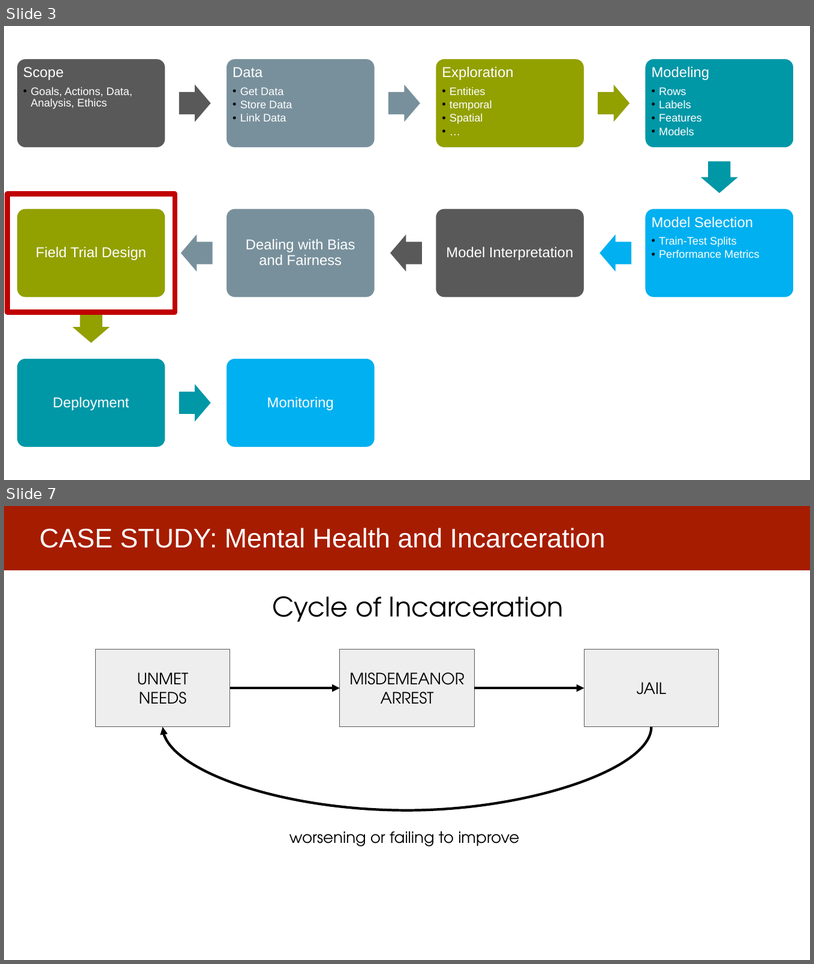
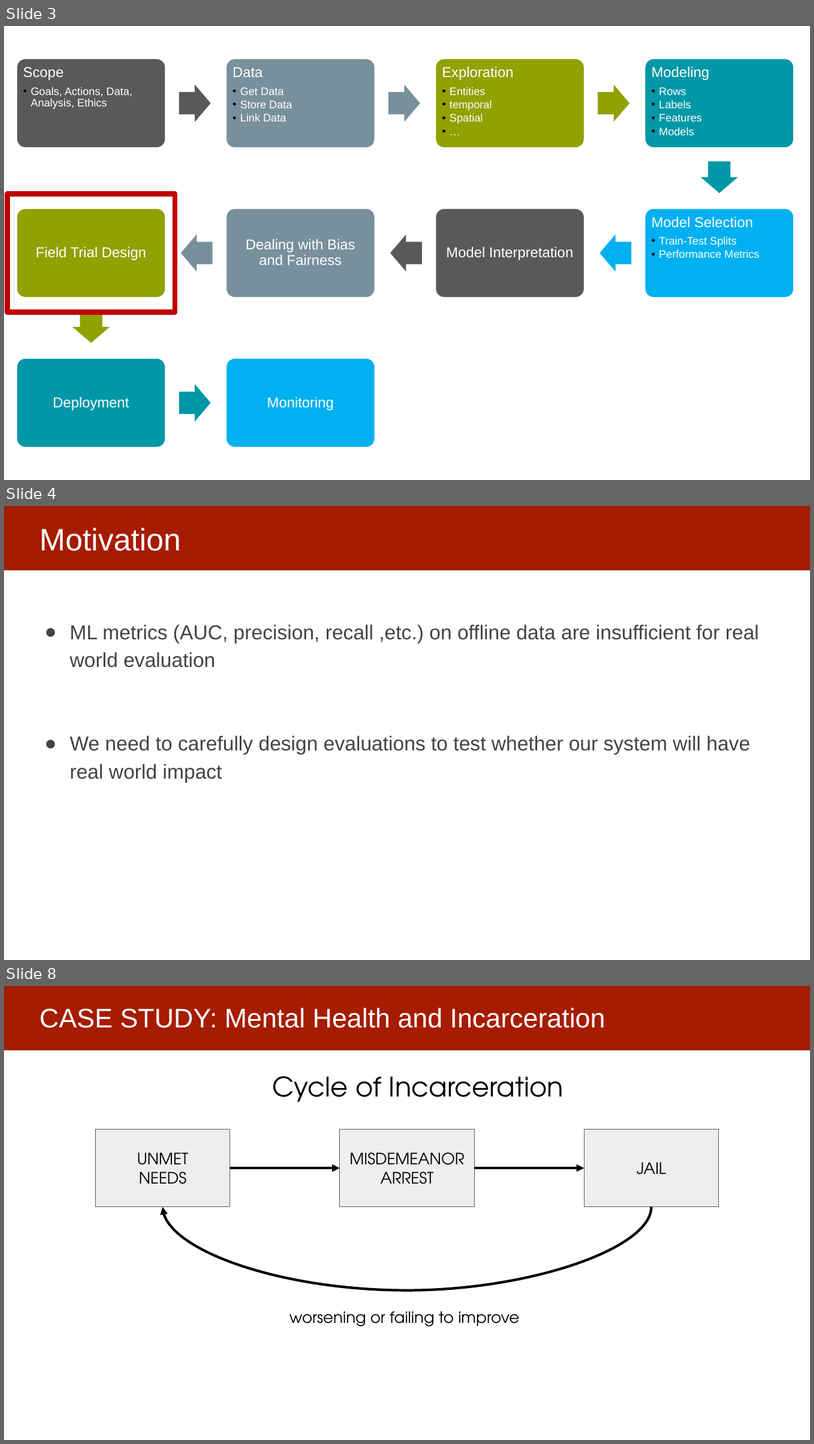
Before and after one commit to dssg/MLinPractice, a slide deck: Lectures/Lecture20-FieldValidation.pptx. Shown one above the other, each under a label of ours: slides 3 and 7 before the commit, slides 3, 4 and 8 after it; the slides between them are not shown. The pictures are 814x964 and 814x1444 pixels, drawn with LibreOffice and Linux fonts; fonts in the diff are those of the drawing. Boxes give left, top, right and bottom in pixels: in the first picture for what was removed or moved away, otherwise in the second. Text is boxed around its words. In the diff, an @@ line names an element or a change of style, - is before the commit and + after.

```diff
--- a/Lectures/Lecture20-FieldValidation.pptx
+++ b/Lectures/Lecture20-FieldValidation.pptx
@@ slide 4 added at (4, 506, 810, 960), background #FFFFFF; not listed: 1 template element that a slide beside it also shows @@
@@ title added at (39, 528, 181, 551), 37 pt, text #FFFFFF @@
+Motivation
@@ text added at (70, 624, 759, 783), 24 pt, text #434343 @@
+● ML metrics (AUC, precision, recall ,etc.) on offline data are insufficient for real world evaluation
+● We need to carefully design evaluations to test whether our system will have real world impact
@@ what was slide 7 is now slide 8 @@
```
Also in this commit, not shown: 6 slides changed, 5 other slides added, 2 slides removed, 2 other files.
